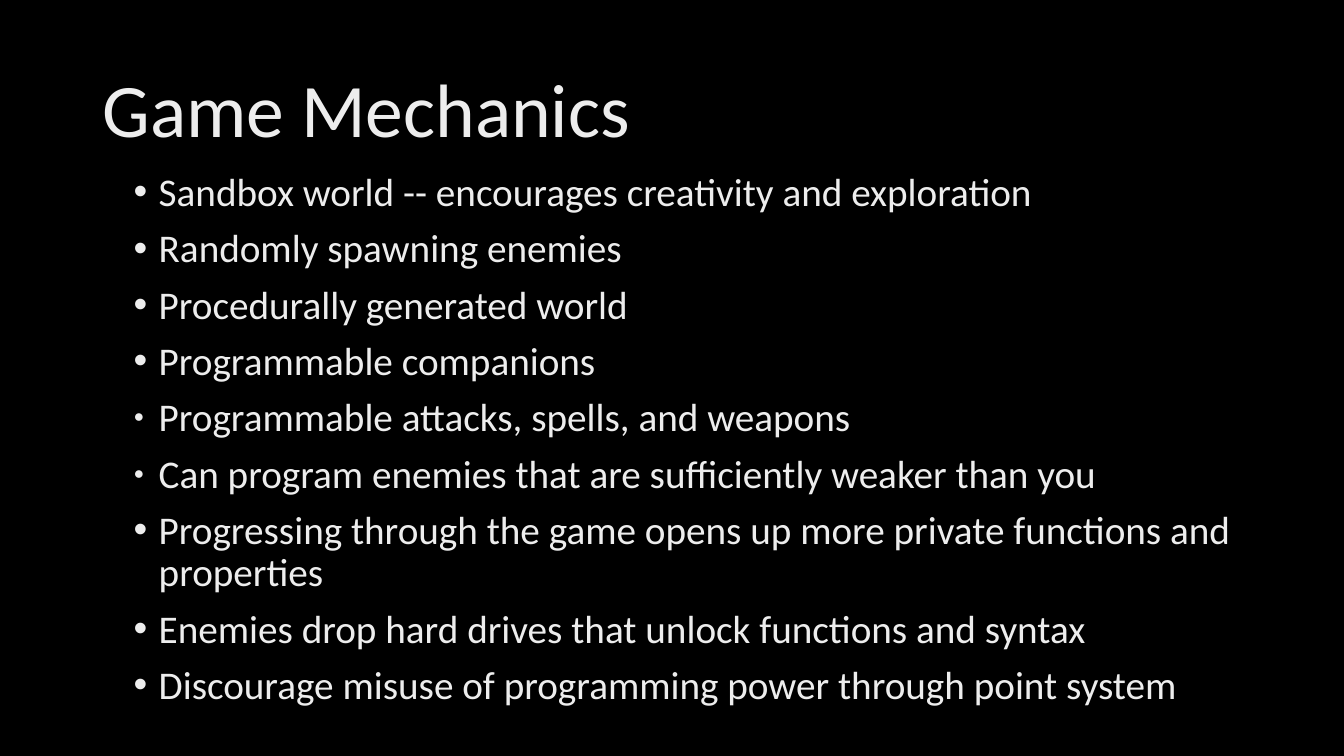
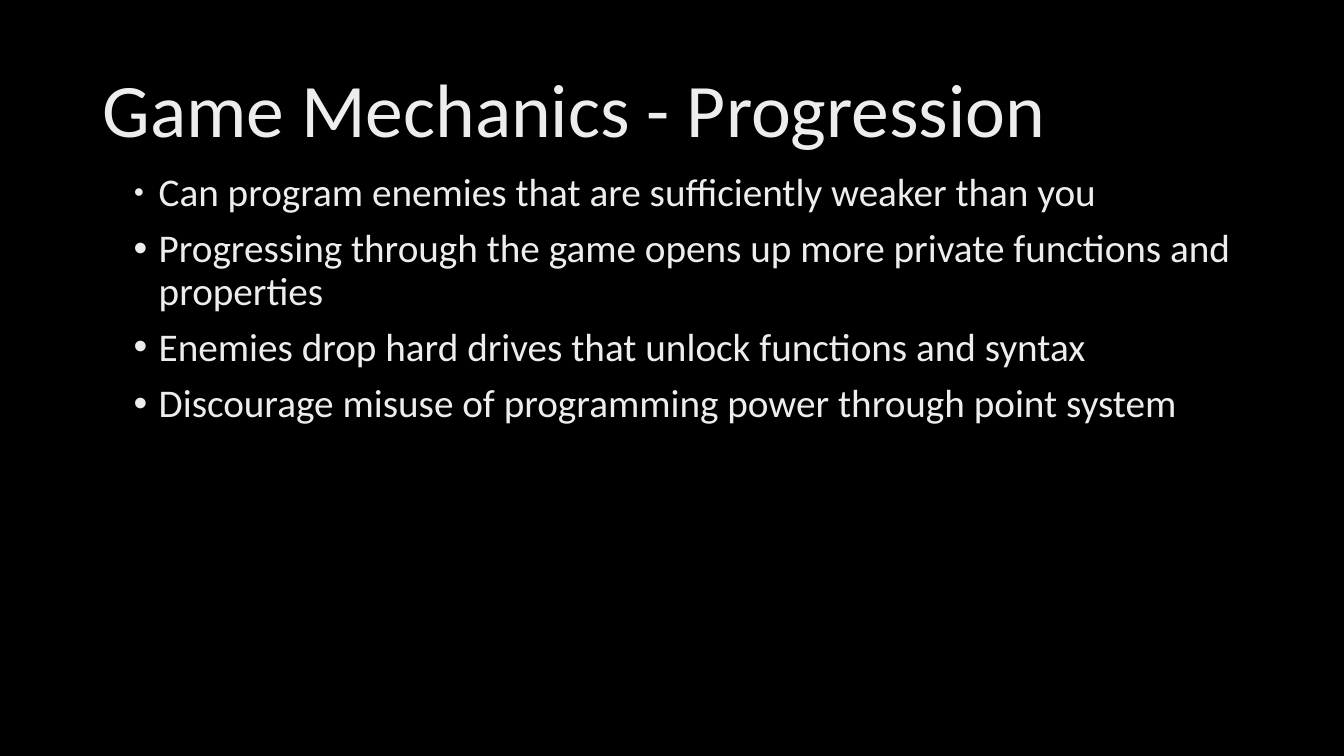
Before and after one commit to HackSlash581/LAMDAQuest, a slide deck: slide 8 of docs/LAMDAQuest.pptx (slide 6 before the commit). Drawn at 1344x756 pixels with LibreOffice and Linux fonts; fonts in the diff are those of the drawing; background and template pictures are left out. Boxes give left, top, right and bottom in pixels: in the first picture for what was removed or moved away, otherwise in the second. Text is boxed around its words. In the diff, an @@ line names an element or a change of style, - is before the commit and + after.

```diff
--- a/docs/LAMDAQuest.pptx
+++ b/docs/LAMDAQuest.pptx
@@ title at <box>102,84,1045,150</box>: text changed @@
-Game Mechanics
+Game Mechanics - Progression
@@ text at <box>159,178,1031,438</box>: paragraphs removed @@
-• Sandbox world -- encourages creativity and exploration
-• Randomly spawning enemies
-• Procedurally generated world
-• Programmable companions
-● Programmable attacks, spells, and weapons
```
Also in this commit, not shown: 4 other slides changed, 3 slides added.
